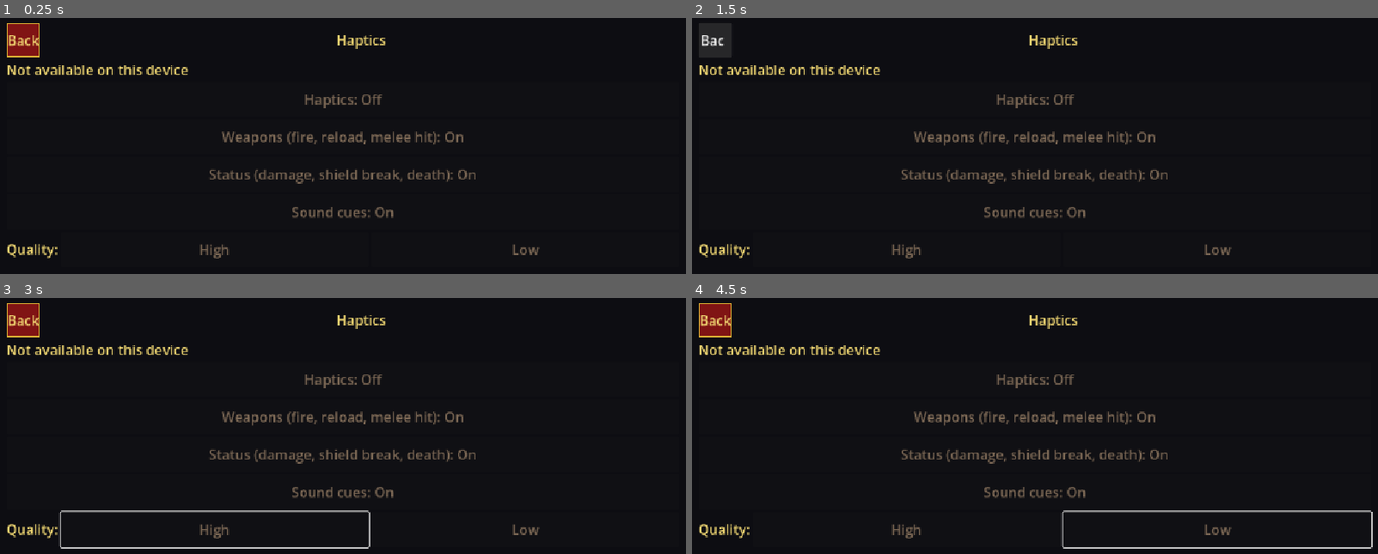
Above: before the commit, frames 1-4 (two rows, left to right).
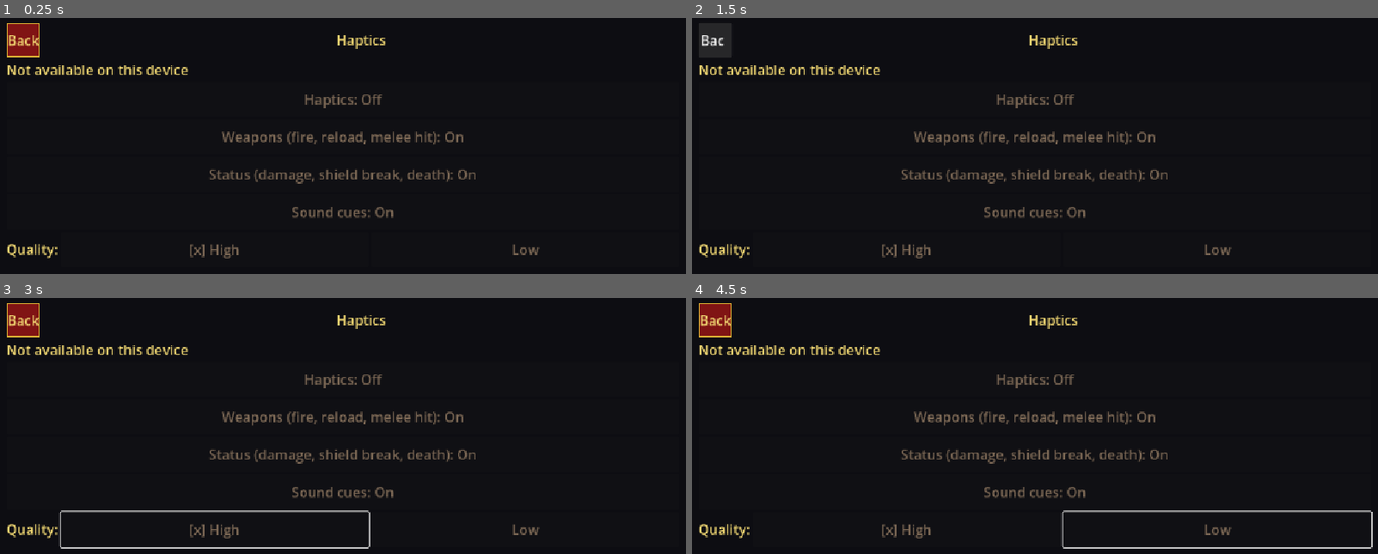
Above: after the commit, the same moments.

Repository: shibicb72-design/Project_Gladius
Game: Godot game, scene res://scenes/ui/haptics_screen.tscn
Same seed, same stepped clock (60 frames per second), same inputs: the game is played once before the commit and once after it. This scene is started directly instead of the project's main scene.
Inputs (mouse positions are in pixels of both pictures, inside the frame that each line leads up to):
- Up to frame 1 (0.25 s): no input
- Up to frame 2 (1.5 s): tap Enter at 0.5 s; move the mouse to (1185, 189) at 0.52 s; hold D (move_right) 0.53-1.25 s; hold Right mouse button (aim) 0.53-1.25 s; click (1185, 189) at 0.67 s; tap Space (jump) at 0.77 s; click "Back" at 1.25 s
- Up to frame 3 (3 s): drag from (205, 507) to (outside the picture) at 2.02 s; move the mouse to (411, 402) at 2.77 s; hold D (move_right) from 2.78 s (still down); tap Down (look_down) at 2.85 s
- Up to frame 4 (4.5 s): release D (move_right) at 3.5 s; tap Space (jump) at 3.5 s; drag from (outside the picture) to (829, 431) at 3.52 s; tap Enter at 4.25 s; move the mouse to (1240, 546) at 4.27 s; hold A (move_left) from 4.28 s (still down); tap Right (look_right) at 4.35 s

The runs differ from the first frame. In frame 1, 0.2% of the frame differs, in the area x 27-35%, y 88-94%; in frame 2, 0.2%; in frame 3, 0.2%; in frame 4, 0.2%.

Commit message:
fix: G2f2 selected haptics quality is visibly marked
Co-Authored-By: Claude Sonnet 5.5 <noreply@anthropic.com>

Diff:
--- a/scenes/ui/theme.tres
+++ b/scenes/ui/theme.tres
@@ -16,10 +16,22 @@
 border_width_bottom = 2
 border_color = Color(0.85, 0.68, 0.2, 1)
 
+[sub_resource type="StyleBoxFlat" id="button_pressed"]
+bg_color = Color(0.85, 0.68, 0.2, 1)
+border_width_left = 2
+border_width_top = 2
+border_width_right = 2
+border_width_bottom = 2
+border_color = Color(0.98, 0.9, 0.6, 1)
+
 [resource]
 default_font_size = 22
 Button/colors/font_color = Color(0.95, 0.85, 0.45, 1)
 Button/colors/font_disabled_color = Color(0.6, 0.5, 0.4, 0.8)
+Button/colors/font_hover_pressed_color = Color(0.2, 0.04, 0.04, 1)
+Button/colors/font_pressed_color = Color(0.2, 0.04, 0.04, 1)
+Button/styles/hover_pressed = SubResource("button_pressed")
 Button/styles/normal = SubResource("button")
+Button/styles/pressed = SubResource("button_pressed")
 Label/colors/font_color = Color(0.95, 0.85, 0.45, 1)
 PanelContainer/styles/panel = SubResource("panel")
--- a/scripts/ui/haptics_screen.gd
+++ b/scripts/ui/haptics_screen.gd
@@ -13,6 +13,8 @@
 const CATEGORY_TITLES := {"weapons": "Weapons (fire, reload, melee hit)",
 		"status": "Status (damage, shield break, death)", "sound_cues": "Sound cues"}
 const QUALITY_TITLES := {"high": "High", "low": "Low"}
+## Text prefix on the chosen quality, so the choice reads without relying on the pressed style alone.
+const SELECTED_MARKER := "[x] "
 
 var save := SaveService.new()
 ## Injected by tests and the capture tool; defaults to the shared service.
@@ -120,6 +122,7 @@
 	for q in quality_buttons:
 		var b: Button = quality_buttons[q]
 		b.set_pressed_no_signal(q == service.quality)
+		b.text = (SELECTED_MARKER if q == service.quality else "") + QUALITY_TITLES[q]
 		b.disabled = not supported or not service.enabled
 
 
--- /dev/null
+++ b/tests/test_haptics_marker.gd
@@ -0,0 +1,48 @@
+extends "res://tests/test_case.gd"
+## G2f2: the chosen haptics quality is visibly marked (text marker plus a pressed button style in the theme).
+
+const PROFILE_PATH := "user://test_haptics_marker_profile.json"
+const _Theme := preload("res://scenes/ui/theme.tres")
+
+
+class FakeBackend extends HapticsBackend:
+	func is_supported() -> bool:
+		return true
+
+	func vibrate(_duration_ms: int, _amplitude: float) -> void:
+		pass
+
+
+func _tree() -> SceneTree:
+	return Engine.get_main_loop() as SceneTree
+
+
+func test_selected_quality_has_marker_and_follows_selection() -> void:
+	var holder := Control.new()
+	_tree().root.add_child(holder)
+	var screen: HapticsScreen = load("res://scenes/ui/haptics_screen.tscn").instantiate()
+	screen.save = SaveService.new(PROFILE_PATH)
+	screen.service = HapticsService.new({}, FakeBackend.new())
+	holder.add_child(screen)
+	await _tree().process_frame
+	var chosen: String = screen.service.quality
+	var other: String = "low" if chosen == "high" else "high"
+	assert_true(screen.quality_buttons[chosen].text.begins_with(HapticsScreen.SELECTED_MARKER), "selected shows marker")
+	assert_true(not screen.quality_buttons[other].text.contains(HapticsScreen.SELECTED_MARKER.strip_edges()),
+			"unselected has no marker")
+	screen.quality_buttons[other].pressed.emit()
+	assert_true(screen.quality_buttons[other].text.begins_with(HapticsScreen.SELECTED_MARKER), "marker moved to new choice")
+	assert_true(not screen.quality_buttons[chosen].text.contains(HapticsScreen.SELECTED_MARKER.strip_edges()),
+			"marker removed from old choice")
+	holder.queue_free()
+	DirAccess.remove_absolute(ProjectSettings.globalize_path(PROFILE_PATH))
+
+
+func test_theme_has_distinct_pressed_button_style() -> void:
+	assert_true(_Theme.has_stylebox("pressed", "Button"), "theme has Button pressed style")
+	assert_true(_Theme.has_stylebox("hover_pressed", "Button"), "theme has Button hover_pressed style")
+	var normal: StyleBoxFlat = _Theme.get_stylebox("normal", "Button")
+	var pressed: StyleBoxFlat = _Theme.get_stylebox("pressed", "Button")
+	var hover_pressed: StyleBoxFlat = _Theme.get_stylebox("hover_pressed", "Button")
+	assert_true(pressed.bg_color != normal.bg_color, "pressed background differs from normal")
+	assert_true(hover_pressed.bg_color != normal.bg_color, "hover_pressed background differs from normal")
Not shown: 1 places in scenes/ui/theme.tres that only renumber resources
Not shown, added: tests/test_haptics_marker.gd.uid
